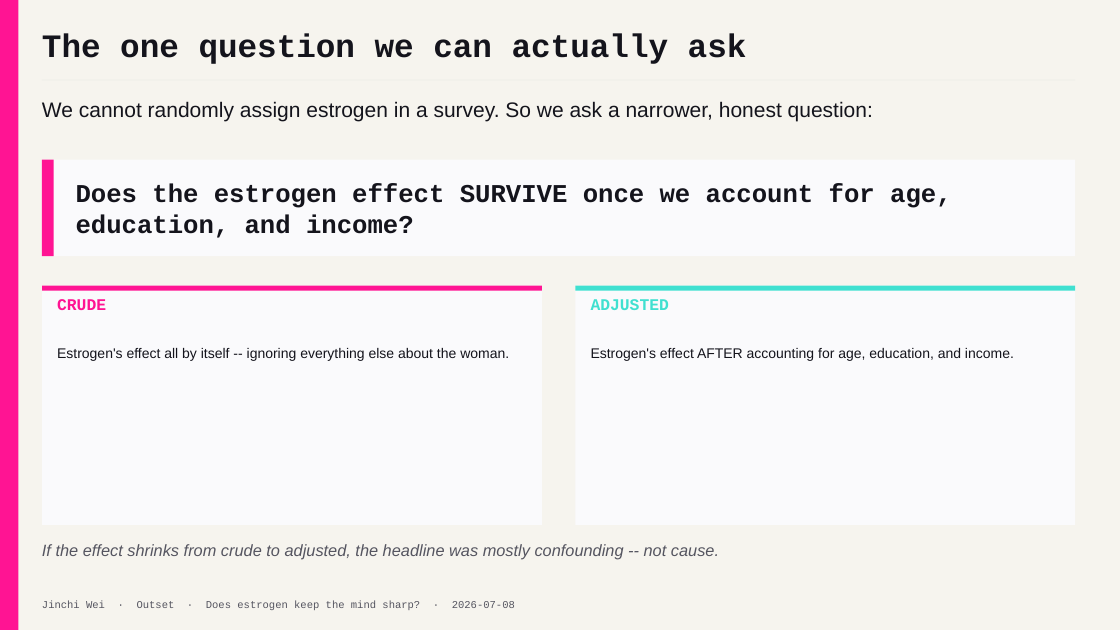
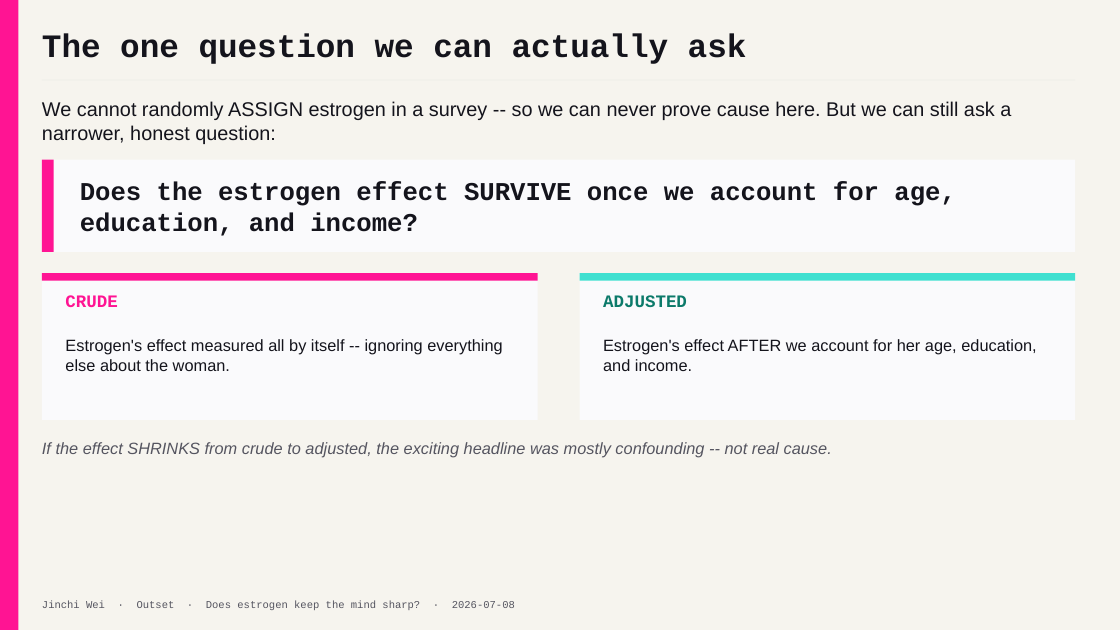
Before and after one commit to jinchiwei/outset-ai-healthcare, a slide deck: slide 9 of solutions/g6_estrogen/slides/g6_estrogen.pptx. Drawn at 1120x630 pixels with LibreOffice and Linux fonts; fonts in the diff are those of the drawing. Boxes give left, top, right and bottom in pixels: in the first picture for what was removed or moved away, otherwise in the second. Text is boxed around its words. In the diff, an @@ line names an element or a change of style, - is before the commit and + after.

```diff
--- a/solutions/g6_estrogen/slides/g6_estrogen.pptx
+++ b/solutions/g6_estrogen/slides/g6_estrogen.pptx
@@ text at [42, 101, 1011, 144]: text changed; size 18 to 17 pt @@
-We cannot randomly assign estrogen in a survey. So we ask a narrower, honest question:
+We cannot randomly ASSIGN estrogen in a survey -- so we can never prove cause here. But we can still ask a narrower, honest question:
@@ rectangle: place and size @@
-rectangle at [42, 160, 1075, 256]
+rectangle at [42, 160, 1075, 252]
@@ rectangle: place and size @@
-rectangle at [42, 160, 54, 256]
+rectangle at [42, 160, 54, 252]
@@ text "Does the estrogen effect SURVIVE ...": place and size @@
-text "Does the estrogen effect SURVIVE ..." at [76, 183, 952, 238]
+text "Does the estrogen effect SURVIVE ..." at [80, 181, 956, 236]
@@ rectangle: place and size @@
-rectangle at [42, 286, 542, 291]
+rectangle at [42, 273, 538, 281]
@@ rectangle: place and size @@
-rectangle at [42, 286, 542, 525]
+rectangle at [42, 273, 538, 420]
@@ text "CRUDE": place and size @@
-text "CRUDE" at [57, 299, 106, 310]
+text "CRUDE" at [65, 295, 117, 307]
@@ text "CRUDE" at [65, 295, 117, 307]: size 14 to 15 pt @@
@@ rectangle: place and size @@
-rectangle at [576, 286, 1075, 291]
+rectangle at [580, 273, 1075, 281]
@@ rectangle: place and size @@
-rectangle at [576, 286, 1075, 525]
+rectangle at [580, 273, 1075, 420]
@@ text "ADJUSTED": place and size @@
-text "ADJUSTED" at [591, 299, 669, 310]
+text "ADJUSTED" at [603, 295, 687, 307]
@@ text "ADJUSTED" at [603, 295, 687, 307]: size 14 to 15 pt, text colour #40E0D0 to #0C7A6A @@
@@ text at [65, 339, 502, 371]: text changed; size 12 to 14 pt @@
-Estrogen's effect all by itself -- ignoring everything else about the woman.
+Estrogen's effect measured all by itself -- ignoring everything else about the woman.
@@ text at [603, 339, 1036, 371]: text changed; size 12 to 14 pt @@
-Estrogen's effect AFTER accounting for age, education, and income.
+Estrogen's effect AFTER we account for her age, education, and income.
@@ text at [42, 442, 832, 458]: text changed @@
-If the effect shrinks from crude to adjusted, the headline was mostly confounding -- not cause.
+If the effect SHRINKS from crude to adjusted, the exciting headline was mostly confounding -- not real cause.
```
Also in this commit, not shown: 6 other slides changed, 3 other files.
